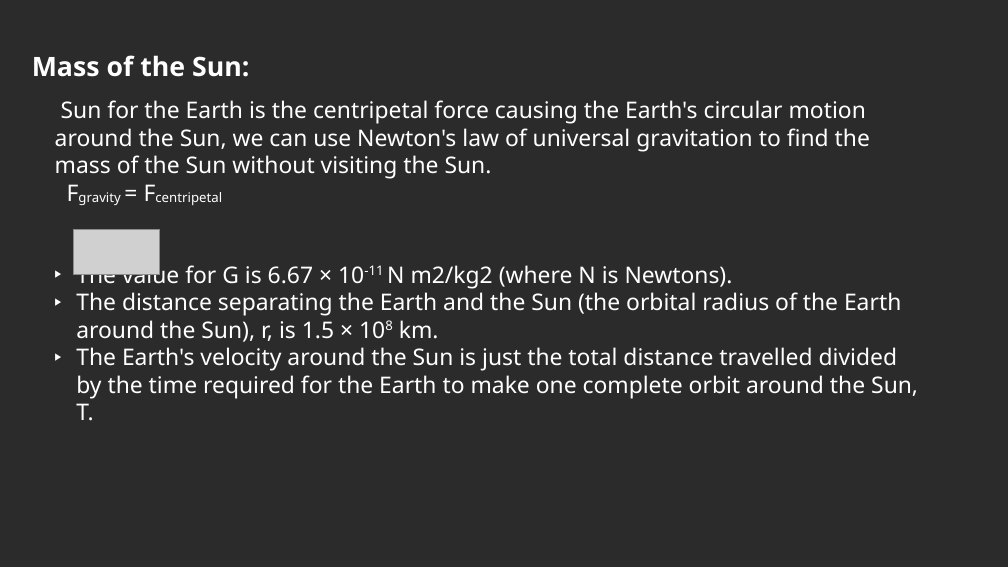
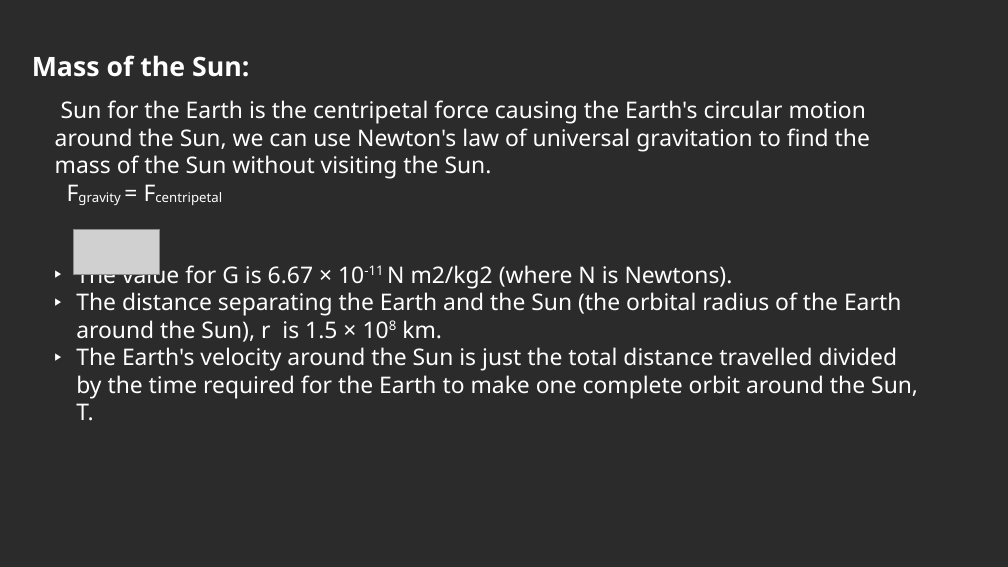
Before and after one commit to partha235/astro_class_tn, a slide deck: slide 26 of sun_ppt.odp. Drawn at 1008x567 pixels with LibreOffice and Linux fonts; fonts in the diff are those of the drawing; grey boxes stand for pictures; background and template pictures are left out; a plain dark background stands for a picture behind light text. Boxes give left, top, right and bottom in pixels: in the first picture for what was removed or moved away, otherwise in the second. Text is boxed around its words. In the diff, an @@ line names an element or a change of style, - is before the commit and + after.

Commit message:
updated solar system ppt

```diff
--- a/sun_ppt.odp
+++ b/sun_ppt.odp
@@ text at box(76, 292, 901, 342): text changed @@
-▶ The distance separating the Earth and the Sun (the orbital radius of the Earth around the Sun), r, is 1.5 × 108 km.
+▶ The distance separating the Earth and the Sun (the orbital radius of the Earth around the Sun), r is 1.5 × 108 km.
```
Also in this commit, not shown: 7 other files.
